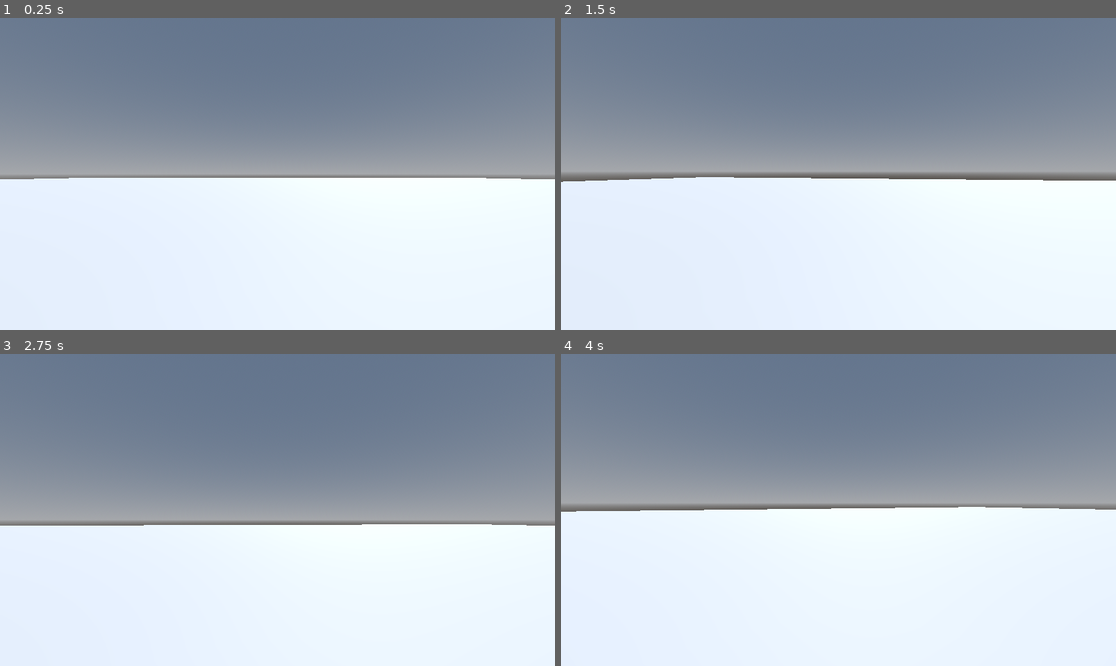
Above: before the commit, frames 1-4 (two rows, left to right).
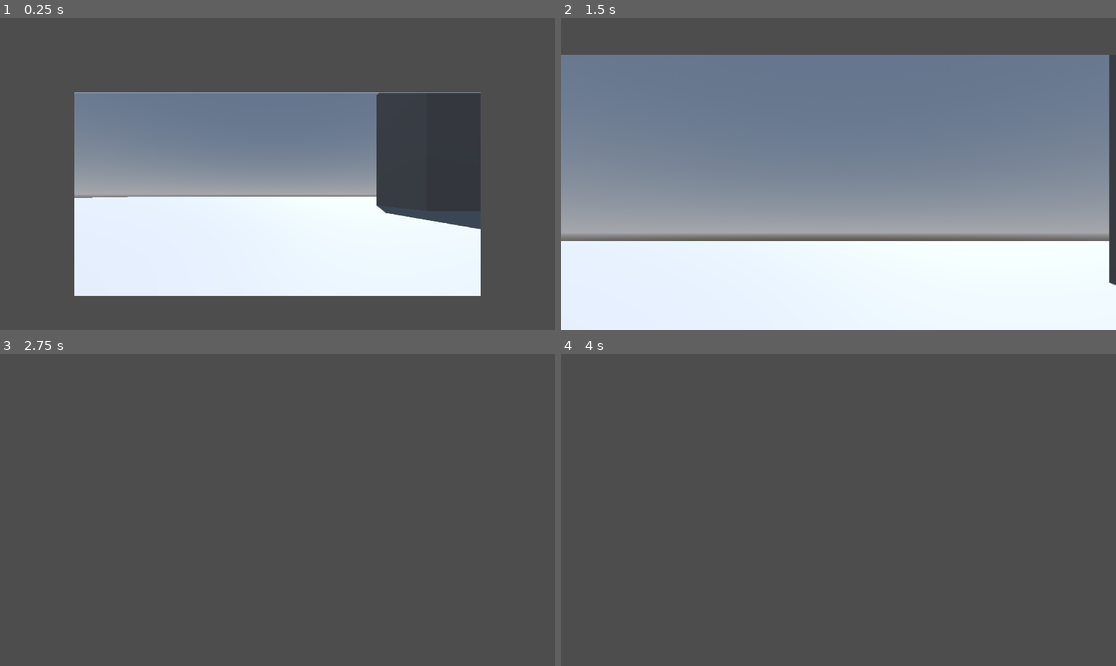
Above: after the commit, the same moments.

Repository: ogilliland/godot-asynchronous-reprojection
Game: Godot game, scene res://scenes/async_reprojection.tscn
Two runs of this game, one before a commit and one after it. Both use one fixed random seed, a clock stepped at 60 frames per second and the inputs below. Before the commit the project starts from res://scenes/game.tscn.
Inputs (mouse positions are in pixels of both pictures, inside the frame that each line leads up to):
- Up to frame 1 (0.25 s): no input
- Up to frame 2 (1.5 s): tap Enter at 0.5 s; move the mouse to (866, 174) at 0.52 s; hold Up (move_forward) from 0.53 s (still down); tap Space (jump) at 0.77 s; move the mouse to (810, 174) at 1.27 s
- Up to frame 3 (2.75 s): keep holding Up (move_forward); tap Space (jump) at 1.52 s; move the mouse to (288, 503) at 2.02 s
- Up to frame 4 (4 s): keep holding Up (move_forward); move the mouse to (832, 516) at 2.77 s; tap Space (jump) at 3.02, 3.77 s; move the mouse to (877, 513) at 3.52 s

The runs differ from the first frame. In frame 1, 67% of the frame differs, in the area x 0-100%, y 0-100%; in frame 2, 44%; in frame 3, 100%; in frame 4, 100%.

Commit message:
Render to viewport texture

Diff:
--- /dev/null
+++ b/materials/projection.gdshader
@@ -0,0 +1,14 @@
+shader_type spatial;
+render_mode unshaded;
+
+uniform sampler2D albedo_texture;
+
+
+void vertex() {
+	// TO DO - move quad to correct position
+}
+
+
+void fragment() {
+	ALBEDO = texture(albedo_texture, UV).rgb;
+}
--- a/project.godot
+++ b/project.godot
@@ -11,7 +11,7 @@
 [application]
 
 config/name="Asynchronous Reprojection"
-run/main_scene="res://scenes/game.tscn"
+run/main_scene="res://scenes/async_reprojection.tscn"
 config/features=PackedStringArray("4.0", "Forward Plus")
 config/icon="res://icon.svg"
 
--- /dev/null
+++ b/scenes/async_reprojection.tscn
@@ -0,0 +1,45 @@
+[gd_scene load_steps=11 format=3 uid="uid://dp84cjhhhsqp0"]
+
+[ext_resource type="PackedScene" uid="uid://dhjdeem2goyur" path="res://scenes/game.tscn" id="1_2lvuc"]
+[ext_resource type="Script" path="res://scripts/async_camera.gd" id="1_4t4va"]
+[ext_resource type="Shader" path="res://materials/projection.gdshader" id="2_4gbw1"]
+[ext_resource type="Script" path="res://scripts/projection.gd" id="2_ddv64"]
+
+[sub_resource type="ProceduralSkyMaterial" id="ProceduralSkyMaterial_i4c07"]
+
+[sub_resource type="Sky" id="Sky_ofipq"]
+sky_material = SubResource("ProceduralSkyMaterial_i4c07")
+
+[sub_resource type="Environment" id="Environment_g44r8"]
+background_mode = 2
+sky = SubResource("Sky_ofipq")
+
+[sub_resource type="World3D" id="World3D_cysxt"]
+environment = SubResource("Environment_g44r8")
+
+[sub_resource type="ShaderMaterial" id="ShaderMaterial_ae400"]
+render_priority = 0
+shader = ExtResource("2_4gbw1")
+
+[sub_resource type="QuadMesh" id="QuadMesh_mwmad"]
+material = SubResource("ShaderMaterial_ae400")
+size = Vector2(20, 10)
+
+[node name="AsyncReprojection" type="Node3D"]
+
+[node name="SubViewport" type="SubViewport" parent="."]
+world_3d = SubResource("World3D_cysxt")
+size_2d_override_stretch = true
+render_target_update_mode = 4
+
+[node name="Game" parent="SubViewport" instance=ExtResource("1_2lvuc")]
+
+[node name="Projection" type="MeshInstance3D" parent="."]
+transform = Transform3D(1, 0, 0, 0, 1, 0, 0, 0, 1, 0, 0, -10)
+mesh = SubResource("QuadMesh_mwmad")
+script = ExtResource("2_ddv64")
+viewport_path = NodePath("../SubViewport")
+
+[node name="AsyncCamera" type="Camera3D" parent="."]
+script = ExtResource("1_4t4va")
+viewport_path = NodePath("../SubViewport")
--- a/scenes/game.tscn
+++ b/scenes/game.tscn
@@ -43,5 +43,5 @@
 mesh = SubResource("BoxMesh_4cpch")
 
 [node name="Box" type="MeshInstance3D" parent="."]
-transform = Transform3D(1, 0, 0, 0, 1, 0, 0, 0, 1, 10, 5, 5)
+transform = Transform3D(1, 0, 0, 0, 1, 0, 0, 0, 1, 10, 5, -10)
 mesh = SubResource("BoxMesh_n5ij8")
--- a/scenes/player.tscn
+++ b/scenes/player.tscn
@@ -21,3 +21,4 @@
 transform = Transform3D(1, 0, 0, 0, 1, 0, 0, 0, 1, 0, 1, 0)
 
 [node name="Camera3D" type="Camera3D" parent="RotationHelper"]
+current = true
--- /dev/null
+++ b/scripts/async_camera.gd
@@ -0,0 +1,11 @@
+extends Camera3D
+
+@export var viewport_path : NodePath
+
+@onready var viewport : SubViewport = get_node(viewport_path)
+
+
+func _process(delta) -> void:
+	var source_camera = get_node(viewport_path).get_camera_3d()
+	global_transform = source_camera.global_transform
+	# TO DO - fix camera rotation
--- /dev/null
+++ b/scripts/projection.gd
@@ -0,0 +1,19 @@
+extends MeshInstance3D
+
+@export var viewport_path : NodePath
+
+var viewport : SubViewport
+
+
+func _ready() -> void:
+	viewport = get_node(viewport_path)
+
+	_resize()
+	get_tree().get_root().size_changed.connect(_resize)
+
+	var viewport_texture = viewport.get_texture()
+	mesh.material.set_shader_parameter("albedo_texture", viewport_texture)
+
+
+func _resize() -> void:
+	viewport.size = DisplayServer.window_get_size()
Not shown: 2 places in scenes/game.tscn that only renumber resources
